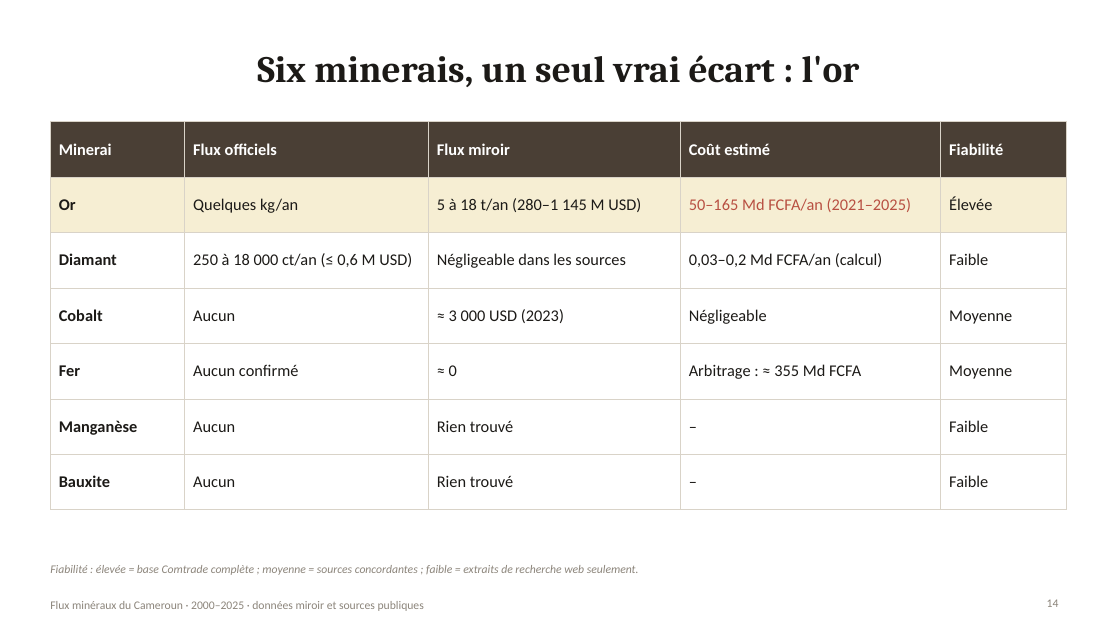
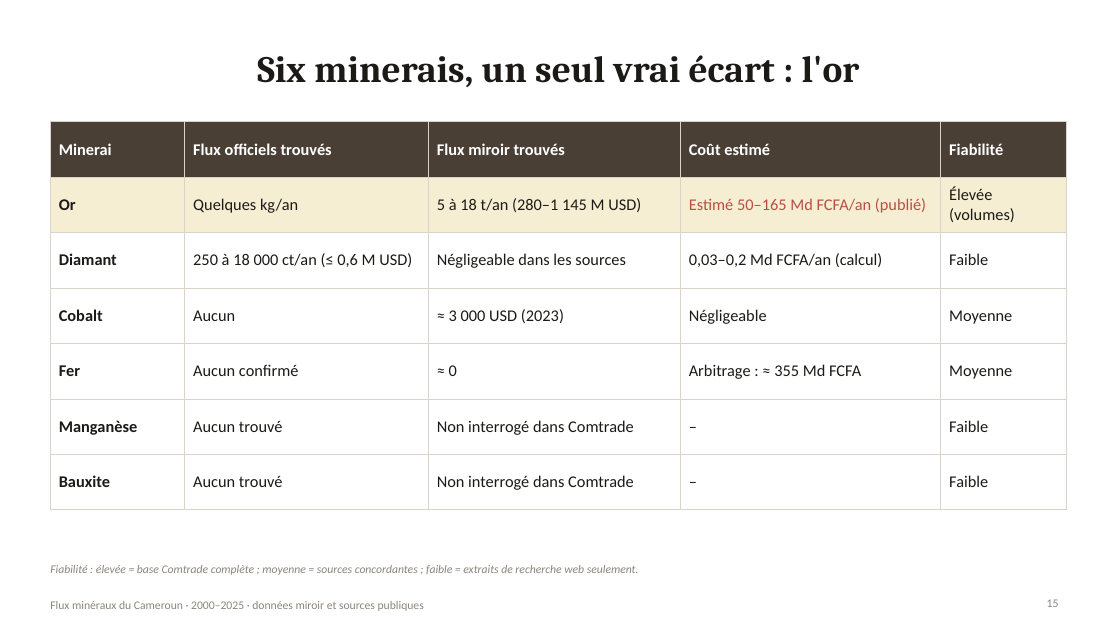
Before and after one commit to boujieka/Boujieka, a slide deck: slide 15 of docs/presentation/Flux_mineraux_Cameroun_2000-2025.pptx (slide 14 before the commit). Drawn at 1120x630 pixels with LibreOffice and Linux fonts; fonts in the diff are those of the drawing. Boxes give left, top, right and bottom in pixels: in the first picture for what was removed or moved away, otherwise in the second. Text is boxed around its words. In the diff, an @@ line names an element or a change of style, - is before the commit and + after.

```diff
--- a/docs/presentation/Flux_mineraux_Cameroun_2000-2025.pptx
+++ b/docs/presentation/Flux_mineraux_Cameroun_2000-2025.pptx
@@ table at bbox=[50, 122, 1067, 494] @@
-row 1, column 2: Flux officiels
+row 1, column 2: Flux officiels trouvés
-row 1, column 3: Flux miroir
+row 1, column 3: Flux miroir trouvés
-row 2, column 4: 50–165 Md FCFA/an (2021–2025)
+row 2, column 4: Estimé 50–165 Md FCFA/an (publié)
-row 2, column 5: Élevée
+row 2, column 5: Élevée (volumes)
-row 6, column 2: Aucun
+row 6, column 2: Aucun trouvé
-row 6, column 3: Rien trouvé
+row 6, column 3: Non interrogé dans Comtrade
-row 7, column 2: Aucun
+row 7, column 2: Aucun trouvé
-row 7, column 3: Rien trouvé
+row 7, column 3: Non interrogé dans Comtrade
@@ page number at bbox=[1047, 599, 1059, 607]: text changed @@
-14
+15
```
Also in this commit, not shown: 12 other slides changed, 4 slides added, 2 other files.
